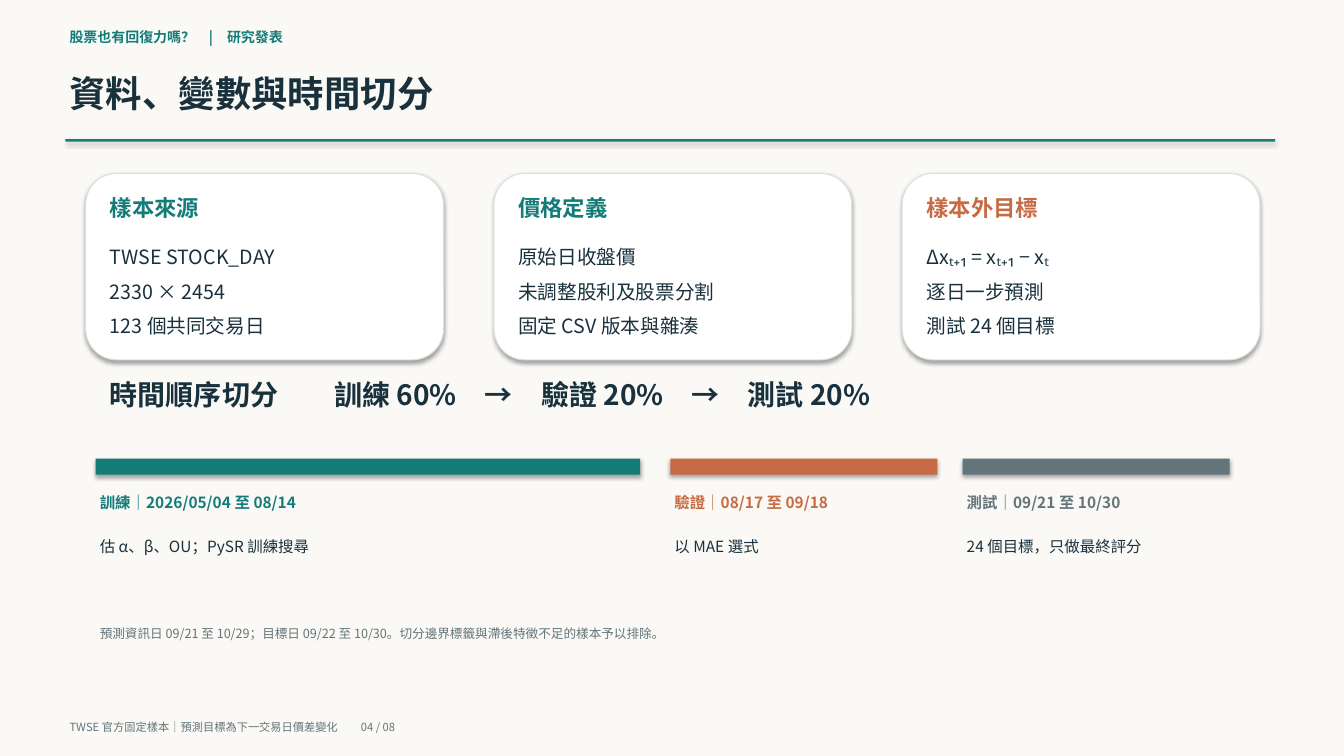
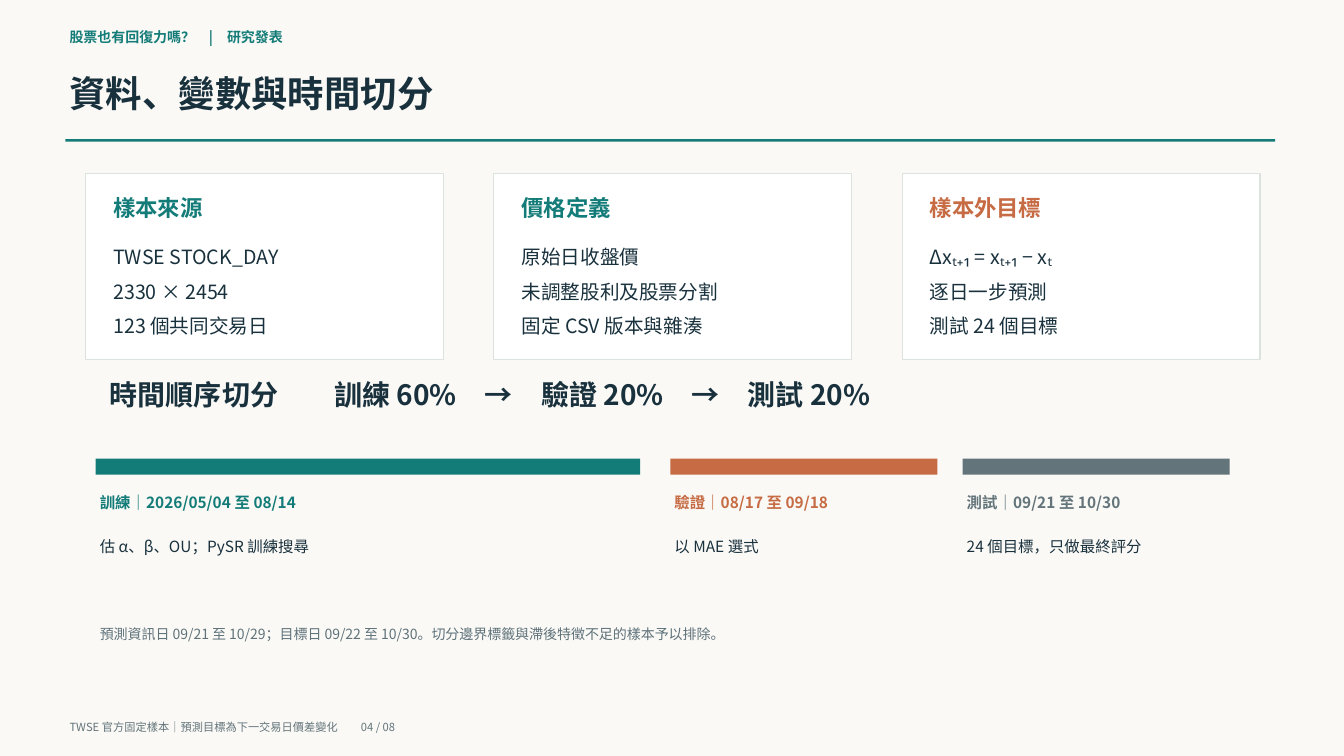
Before and after one commit to yinglinlin010/market-physics-lab, a slide deck: slide 4 of slides/midterm_90s.pptx. Drawn at 1344x756 pixels with LibreOffice and Linux fonts; fonts in the diff are those of the drawing. Boxes give left, top, right and bottom in pixels: in the first picture for what was removed or moved away, otherwise in the second. Text is boxed around its words. In the diff, an @@ line names an element or a change of style, - is before the commit and + after.

```diff
--- a/slides/midterm_90s.pptx
+++ b/slides/midterm_90s.pptx
@@ rounded rectangle to rectangle; outline #DAE2DF 0.75 pt to #DCE2DD 0.8 pt; shadow off in 3 elements at (x1=86, y1=173, x2=444, y2=360), (x1=494, y1=173, x2=852, y2=360), (x1=902, y1=173, x2=1260, y2=360) @@
@@ text "樣本外目標" moved from (x1=926, y1=197, x2=1038, y2=218) to (x1=930, y1=197, x2=1042, y2=218) @@
@@ text "TWSE STOCK_DAY" moved from (x1=110, y1=249, x2=275, y2=335) to (x1=113, y1=249, x2=279, y2=335) @@
@@ text "Δxₜ₊₁ = xₜ₊₁ − xₜ" moved from (x1=926, y1=258, x2=1055, y2=335) to (x1=930, y1=258, x2=1059, y2=335) @@
@@ shadow off in 4 elements at (x1=66, y1=139, x2=1275, y2=142), (x1=96, y1=459, x2=640, y2=475), (x1=670, y1=459, x2=938, y2=475), (x1=963, y1=459, x2=1230, y2=475) @@
@@ text "預測資訊日 09/21 至 10/29；目標日 09/22 ..." at (x1=100, y1=627, x2=724, y2=642): size 9 to 10 pt, text colour #63747A to #5F727A @@
```
Also in this commit, not shown: 7 other slides changed, 3 other files.
